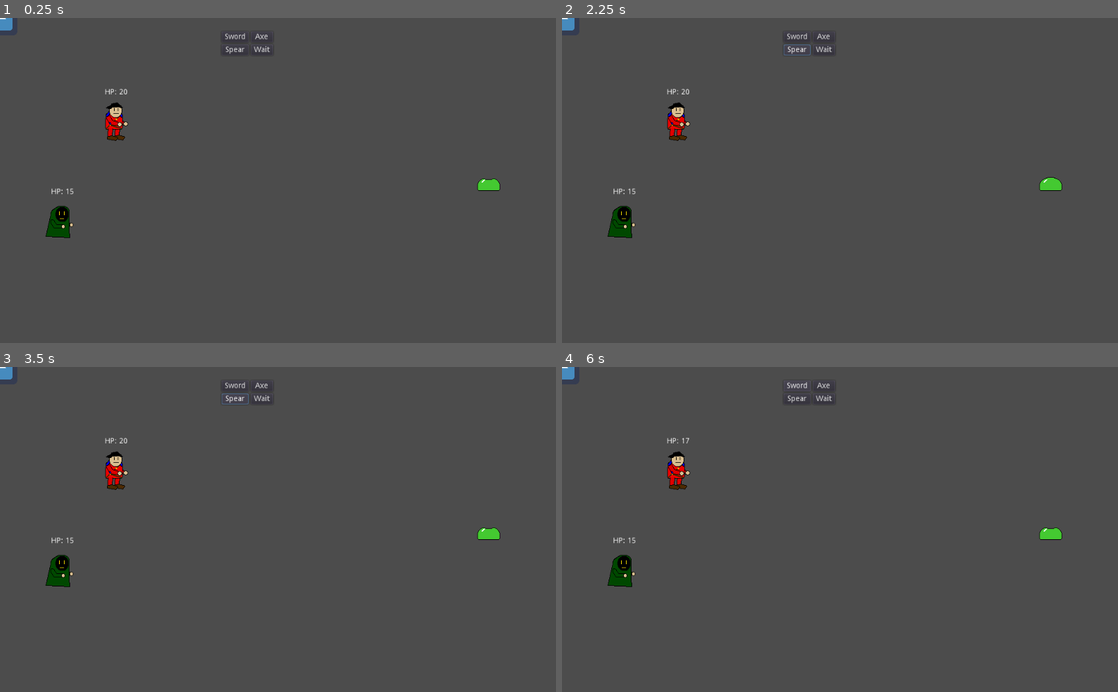
Above: before the commit, frames 1-4 (two rows, left to right).
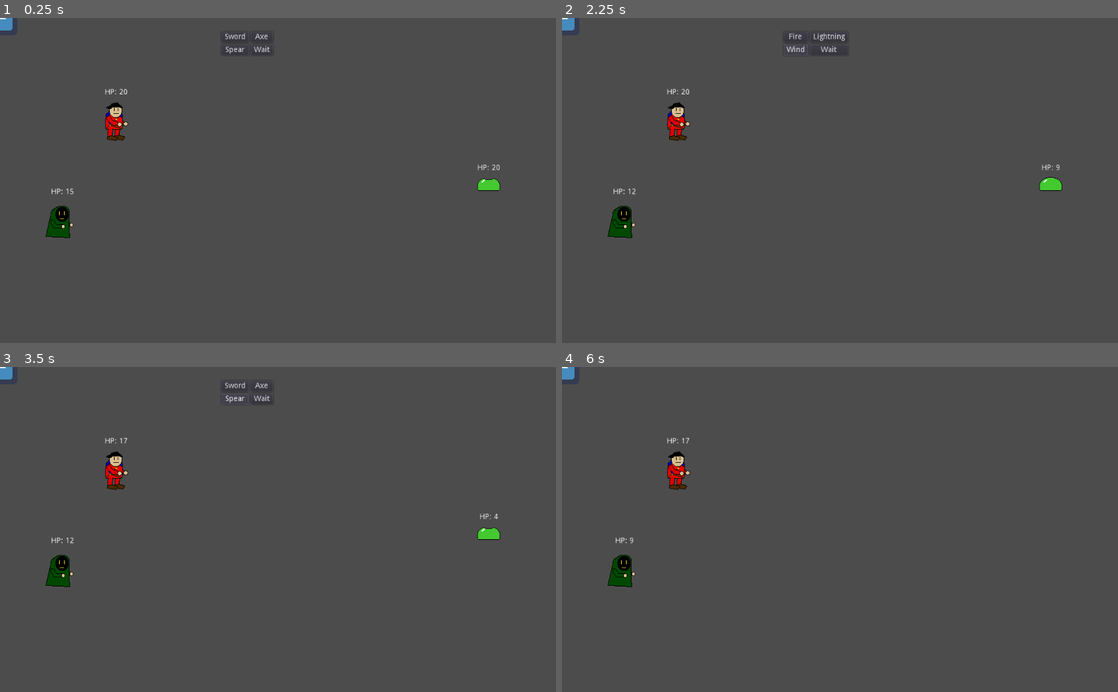
Above: after the commit, the same moments.

Repository: Mariolink528/Spellblade-Arena
Game: Godot game, scene res://Main.tscn
Same seed, same stepped clock (60 frames per second), same inputs: the game is played once before the commit and once after it. The engine's default icon, where the game draws it, is replaced by a stand-in: a white triangle on a blue panel in a dark square.
Inputs (mouse positions are in pixels of both pictures, inside the frame that each line leads up to):
- Up to frame 1 (0.25 s): no input
- Up to frame 2 (2.25 s): click "Axe" at 0.5 s; click (828, 37) at 1.25 s, where only the run after the commit has a clickable "Lightning"; click "Spear" at 2 s
- Up to frame 3 (3.5 s): click (233, 399) at 2.75 s, where only the run after the commit has a clickable "Wind"
- Up to frame 4 (6 s): click "Wait" at 3.5 s; click "Wait" at 4.25 s; click "Sword" at 5 s; click "Fire" at 5.75 s

The runs differ from the first frame. In frame 1, less than 0.1% of the frame differs, in the area x 85-90%, y 45-47%; in frame 2, 0.3%; in frame 3, less than 0.1%; in frame 4, 0.3%, in the area x 9-90%, y 4-55%.

Commit message:
adding alternate attacks

Diff:
--- a/Battle.gd
+++ b/Battle.gd
@@ -21,6 +21,28 @@
 			$Battle_Menu/Mage_Menu.show()
 		$Battle_Menu/Knight_Menu.hide()
 
+func _on_Axe_Button_pressed():
+	if enemy!= null:
+		enemy.hp -= $Knight.dmg
+		if enemy.hp <= 0:
+			enemy.queue_free()
+			enemy = null
+		else:
+			$Battle_Menu/Mage_Menu.show()
+		$Battle_Menu/Knight_Menu.hide()
+func _on_Spear_Button_pressed():
+	if enemy!= null:
+		enemy.hp -= $Knight.dmg
+		if enemy.hp <= 0:
+			enemy.queue_free()
+			enemy = null
+		else:
+			$Battle_Menu/Mage_Menu.show()
+		$Battle_Menu/Knight_Menu.hide()
+func _on_Knight_Wait_Button_pressed():
+	$Battle_Menu/Mage_Menu.show()
+	$Battle_Menu/Knight_Menu.hide()
+
 #Mage Menu functions
 func _on_Fire_Button_pressed():
 	if enemy != null:
@@ -33,7 +55,38 @@
 	if enemy != null:
 		emit_signal("enemy_turn")
 
+func _on_Lightning_Button_pressed():
+	if enemy != null:
+		enemy.hp -= $Mage.dmg
+		if enemy.hp <= 0:
+			enemy.queue_free()
+			enemy = null
+
+	$Battle_Menu/Mage_Menu.hide()
+	if enemy != null:
+		emit_signal("enemy_turn")
+func _on_Wind_Button_pressed():
+	if enemy != null:
+		enemy.hp -= $Mage.dmg
+		if enemy.hp <= 0:
+			enemy.queue_free()
+			enemy = null
+
+	$Battle_Menu/Mage_Menu.hide()
+	if enemy != null:
+		emit_signal("enemy_turn")
+func _on_Mage_Wait_Button_pressed():
+	$Battle_Menu/Mage_Menu.hide()
+	if enemy != null:
+		emit_signal("enemy_turn")
+
+
 #trying to have the enemy attack inside of the battle function
 func _on_Enemy_attack_one():
 	$Knight.hp -= 3
 	$Battle_Menu/Knight_Menu.show()
+
+
+func _on_Enemy_attack_zero():
+	$Mage.hp -= 3
+	$Battle_Menu/Knight_Menu.show()
--- a/Enemy.gd
+++ b/Enemy.gd
@@ -1,14 +1,27 @@
 extends Node2D
 
+#variables for HP
+onready var hp_label = $HP_Label
+var hp = 20 setget set_hp
+#Setup for the attacking
+var rng = RandomNumberGenerator.new()
+var target = 0
+signal attack_one
+signal attack_zero
 
-var hp = 20
-
-signal attack_one
 # Called when the node enters the scene tree for the first time.
 func _ready():
 	pass # Replace with function body.
 
-
+#Attacking
 func _on_Battle_enemy_turn():
-
-	emit_signal("attack_one")
+	rng.randomize()
+	target = rng.randi_range(0, 1)
+	if target == 1:
+		emit_signal("attack_one")
+	else:
+		emit_signal("attack_zero")
+#updating HP
+func set_hp(new_hp):
+	hp = new_hp
+	hp_label.text = "HP: " + str(hp)
--- a/Knight.gd
+++ b/Knight.gd
@@ -7,7 +7,7 @@
 # Called when the node enters the scene tree for the first time.
 func _ready():
 	pass # Replace with function body.
-
+#updating HP
 func set_hp(new_hp):
 	hp = new_hp
 	hp_label.text = "HP: " + str(hp)
--- a/Mage.gd
+++ b/Mage.gd
@@ -8,7 +8,7 @@
 # Called when the node enters the scene tree for the first time.
 func _ready():
 	pass # Replace with function body.
-
+#updating HP
 func set_hp(new_hp):
 	hp = new_hp
 	hp_label.text = "HP: " + str(hp)
--- a/Main.tscn
+++ b/Main.tscn
@@ -89,7 +89,7 @@
 margin_bottom = 44.0
 text = "Spear"
 
-[node name="Wait_Button" type="Button" parent="Battle/Battle_Menu/Knight_Menu"]
+[node name="Knight_Wait_Button" type="Button" parent="Battle/Battle_Menu/Knight_Menu"]
 margin_left = 54.0
 margin_top = 24.0
 margin_right = 95.0
@@ -121,7 +121,7 @@
 margin_bottom = 44.0
 text = "Wind"
 
-[node name="Wait_Button" type="Button" parent="Battle/Battle_Menu/Mage_Menu"]
+[node name="Mage_Wait_Button" type="Button" parent="Battle/Battle_Menu/Mage_Menu"]
 margin_left = 49.0
 margin_top = 24.0
 margin_right = 119.0
@@ -186,7 +186,25 @@
 speed_scale = 1.323
 playing = true
 
+[node name="HP_Label" type="Label" parent="Battle/Enemy"]
+margin_left = -39.0
+margin_top = -35.0
+margin_right = 41.0
+margin_bottom = -17.0
+text = "HP: 20"
+align = 1
+valign = 1
+__meta__ = {
+"_edit_use_anchors_": false
+}
 [connection signal="enemy_turn" from="Battle" to="Battle/Enemy" method="_on_Battle_enemy_turn"]
 [connection signal="pressed" from="Battle/Battle_Menu/Knight_Menu/Sword_Button" to="Battle" method="_on_Sword_Button_pressed"]
+[connection signal="pressed" from="Battle/Battle_Menu/Knight_Menu/Axe_Button" to="Battle" method="_on_Axe_Button_pressed"]
+[connection signal="pressed" from="Battle/Battle_Menu/Knight_Menu/Spear_Button" to="Battle" method="_on_Spear_Button_pressed"]
+[connection signal="pressed" from="Battle/Battle_Menu/Knight_Menu/Knight_Wait_Button" to="Battle" method="_on_Knight_Wait_Button_pressed"]
 [connection signal="pressed" from="Battle/Battle_Menu/Mage_Menu/Fire_Button" to="Battle" method="_on_Fire_Button_pressed"]
+[connection signal="pressed" from="Battle/Battle_Menu/Mage_Menu/Lightning_Button" to="Battle" method="_on_Lightning_Button_pressed"]
+[connection signal="pressed" from="Battle/Battle_Menu/Mage_Menu/Wind_Button" to="Battle" method="_on_Wind_Button_pressed"]
+[connection signal="pressed" from="Battle/Battle_Menu/Mage_Menu/Mage_Wait_Button" to="Battle" method="_on_Mage_Wait_Button_pressed"]
 [connection signal="attack_one" from="Battle/Enemy" to="Battle" method="_on_Enemy_attack_one"]
+[connection signal="attack_zero" from="Battle/Enemy" to="Battle" method="_on_Enemy_attack_zero"]
